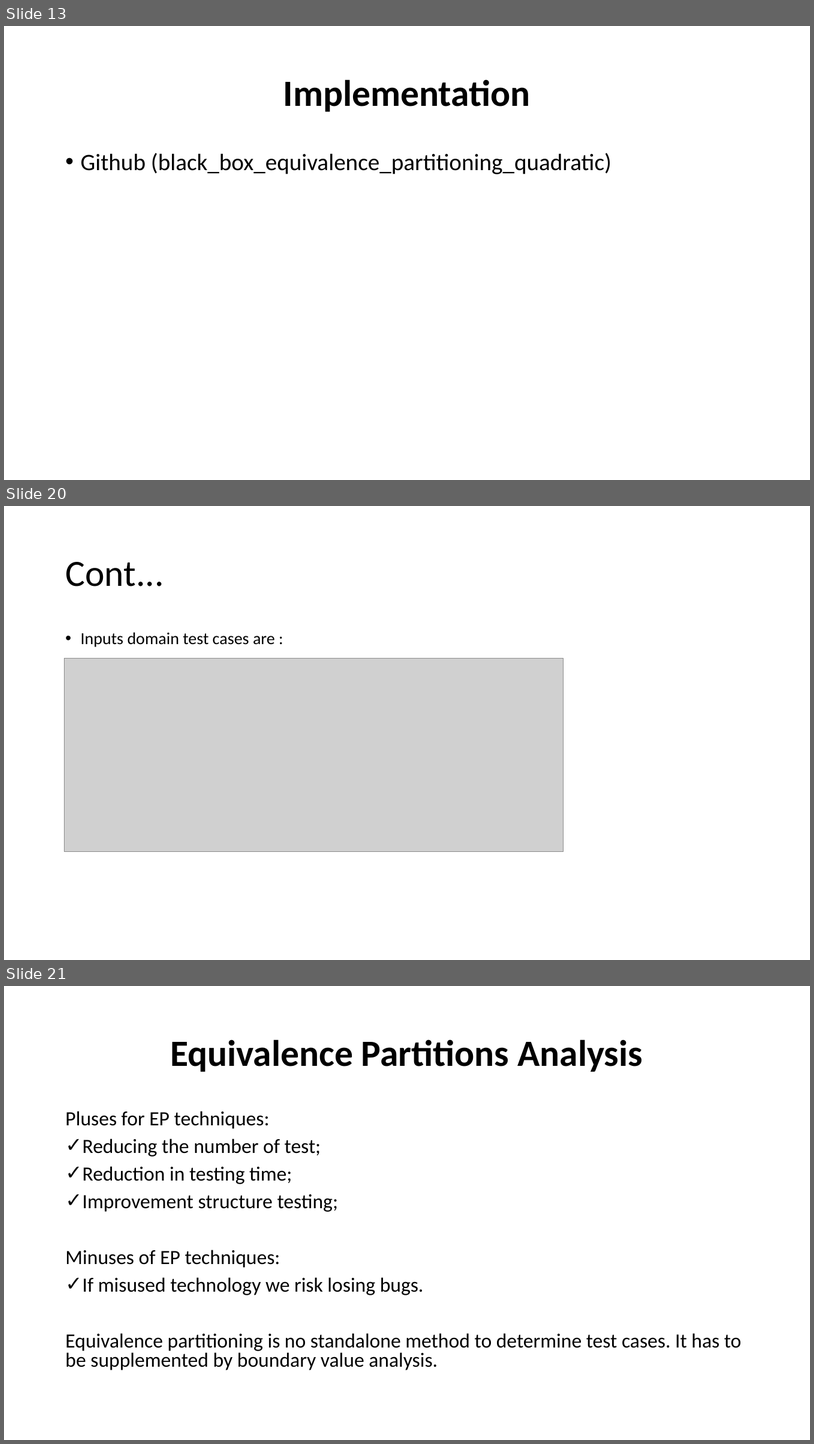
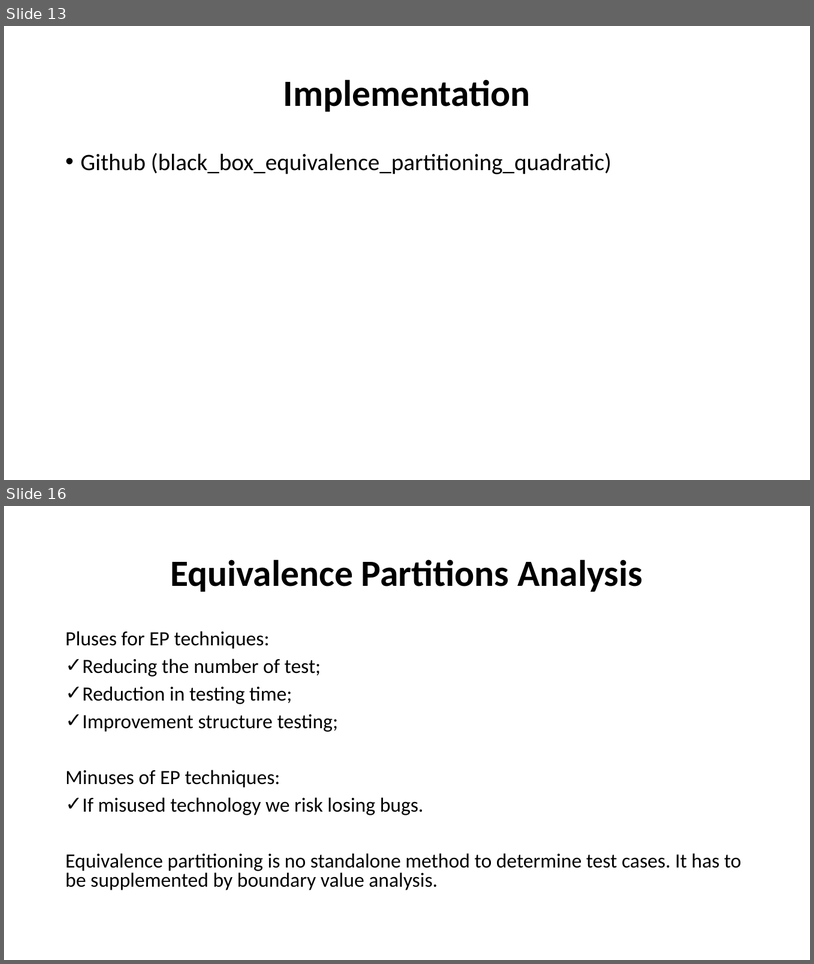
Before and after one commit to nashurgessa/Software-Testing-batch-2022-23, a slide deck: slides/L8 Equivalence Partitioning .pptx. Shown one above the other, each under a label of ours: slides 13, 20 and 21 before the commit, slides 13 and 16 after it; the slides between them are not shown. The pictures are 814x1444 and 814x964 pixels, drawn with LibreOffice and Linux fonts; fonts in the diff are those of the drawing; grey boxes stand for pictures. Boxes give left, top, right and bottom in pixels: in the first picture for what was removed or moved away, otherwise in the second. Text is boxed around its words. In the diff, an @@ line names an element or a change of style, - is before the commit and + after.

```diff
--- a/slides/L8 Equivalence Partitioning .pptx
+++ b/slides/L8 Equivalence Partitioning .pptx
@@ slide 20 removed at [4, 506, 810, 960], background #FFFFFF @@
@@ title removed at [65, 562, 164, 586] @@
-Cont...
@@ text removed at [81, 632, 275, 647] @@
-• Inputs domain test cases are :
@@ picture removed at [65, 658, 564, 852] @@
@@ what was slide 21 is now slide 16 @@
```
Also in this commit, not shown: 2 slides changed, 4 other slides removed, 1 other file.
